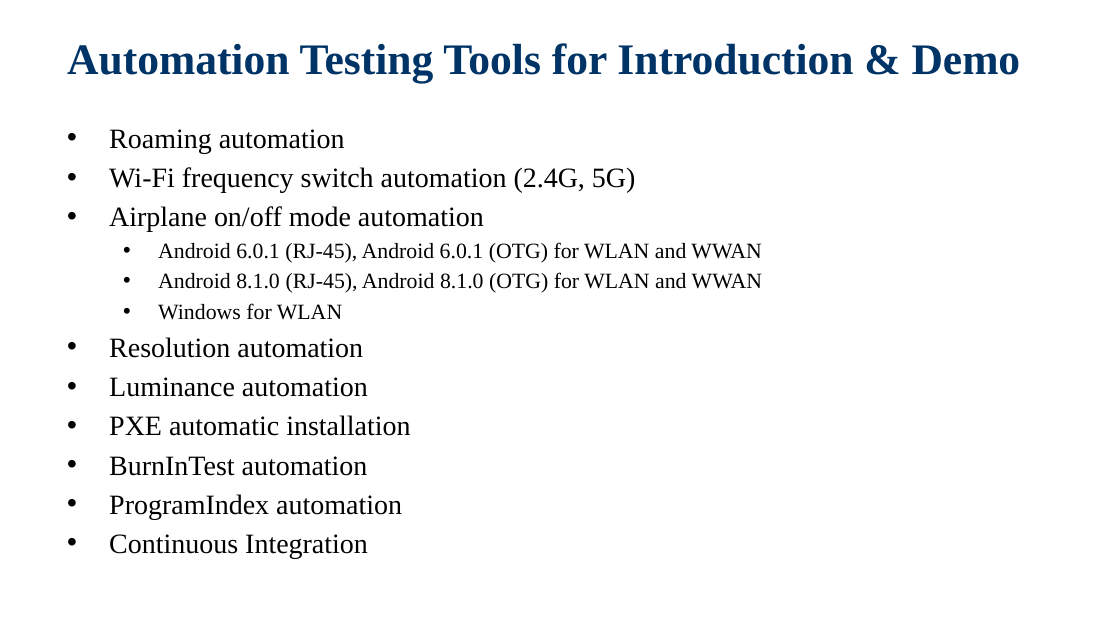
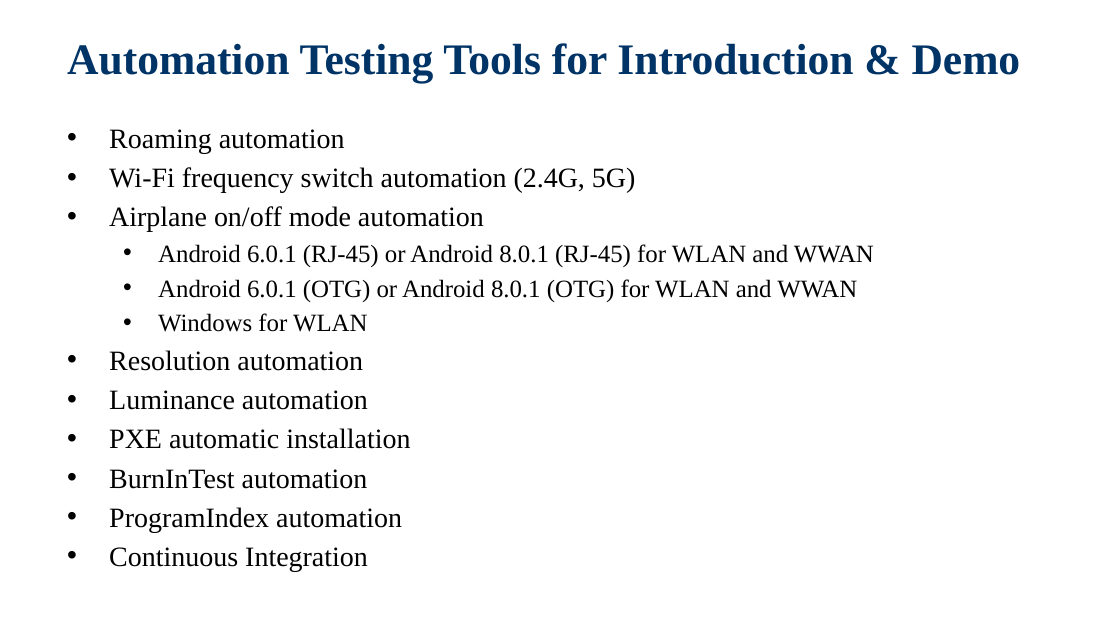
Before and after one commit to jackiejay888/automation, a slide deck: slide 8 of kpi/Test Automation_Demo.pptx. Drawn at 1120x630 pixels with LibreOffice and Linux fonts; fonts in the diff are those of the drawing; background and template pictures are left out. Boxes give left, top, right and bottom in pixels: in the first picture for what was removed or moved away, otherwise in the second. Text is boxed around its words. In the diff, an @@ line names an element or a change of style, - is before the commit and + after.

Commit message:
Finished the Test Automation_Demo

```diff
--- a/kpi/Test Automation_Demo.pptx
+++ b/kpi/Test Automation_Demo.pptx
@@ text at [158,244,874,302]: text changed; size 14 to 16 pt @@
-  • Android 6.0.1 (RJ-45), Android 6.0.1 (OTG) for WLAN and WWAN
-  • Android 8.1.0 (RJ-45), Android 8.1.0 (OTG) for WLAN and WWAN
+  • Android 6.0.1 (RJ-45) or Android 8.0.1 (RJ-45) for WLAN and WWAN
+  • Android 6.0.1 (OTG) or Android 8.0.1 (OTG) for WLAN and WWAN
@@ text at [158,313,367,332]: size 14 to 16 pt in "Windows for WLAN" @@
```
Also in this commit, not shown: 18 other slides changed, 3 slides added.
